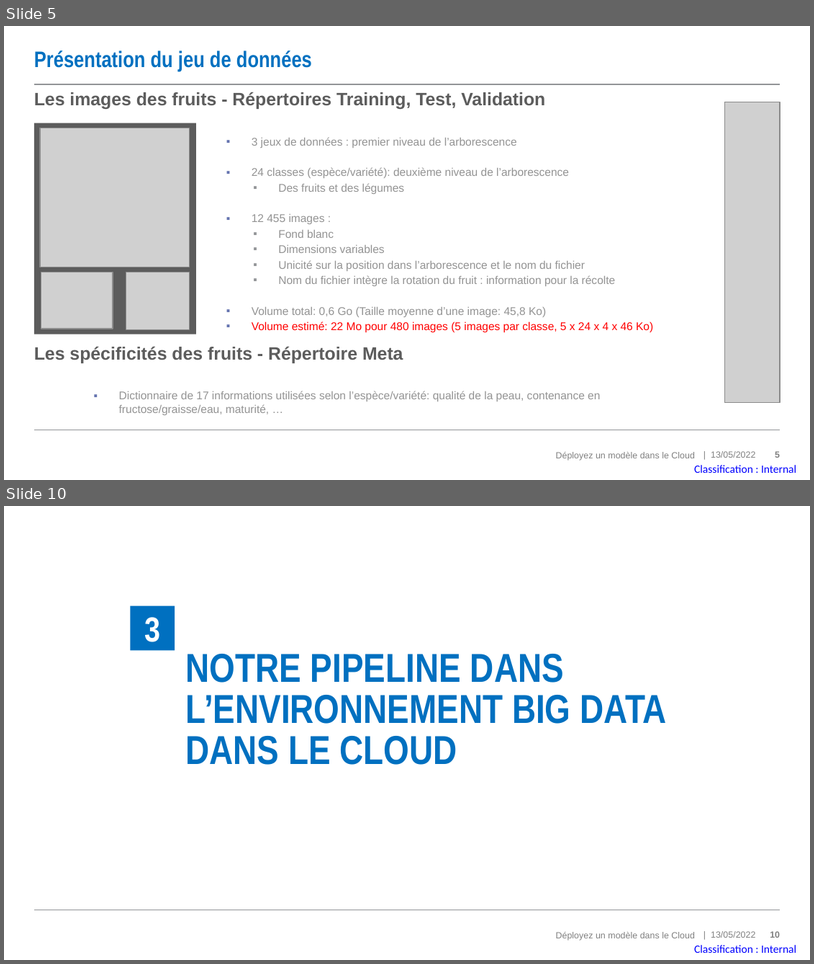
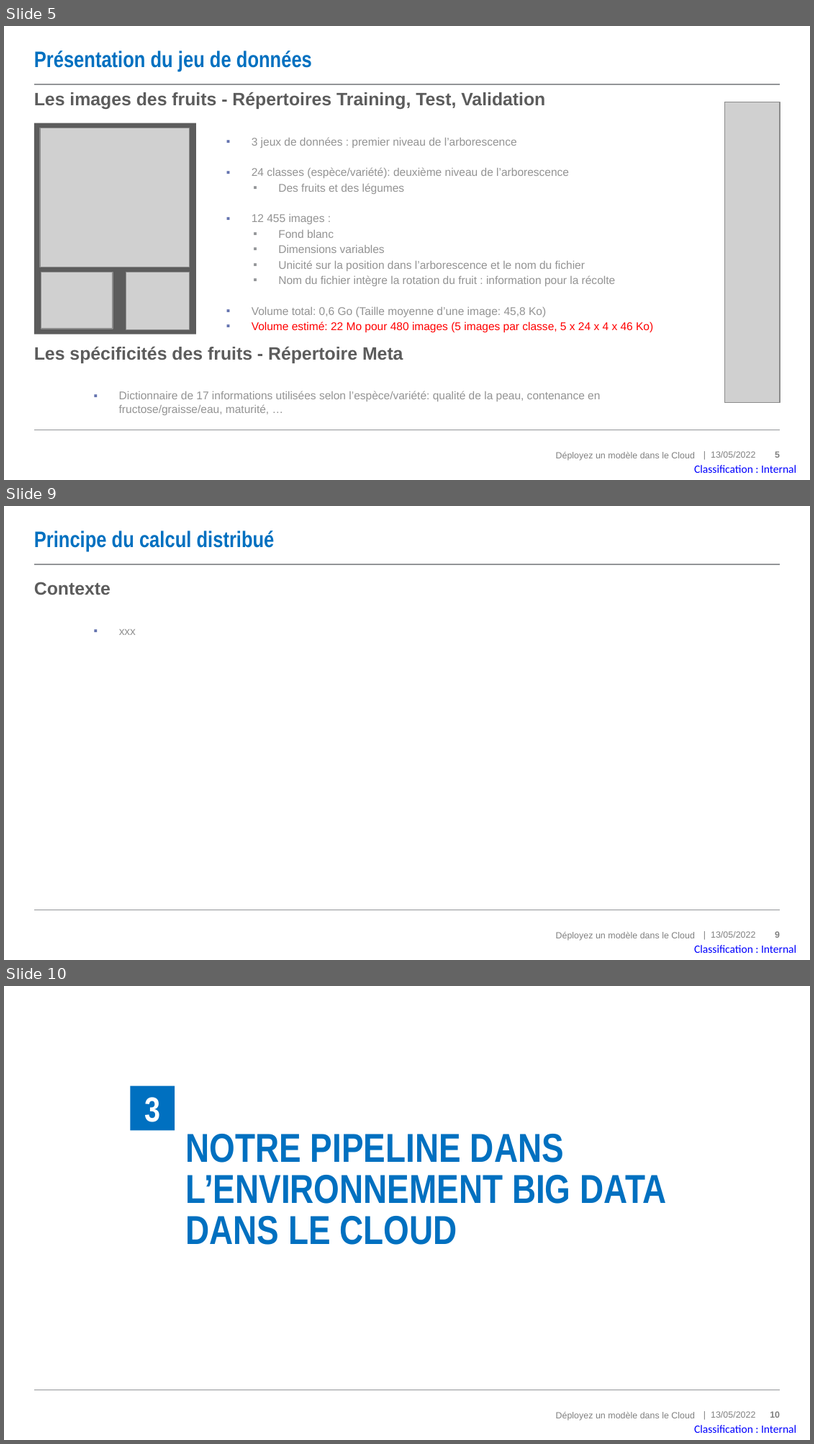
Before and after one commit to MadesLaurence/OpenClassrooms-Fruits-Project-8-, a slide deck: P8_10_support.pptx. Shown one above the other, each under a label of ours: slides 5 and 10 before the commit, slides 5, 9 and 10 after it; the slides between them are not shown. The pictures are 814x964 and 814x1444 pixels, drawn with LibreOffice and Linux fonts; fonts in the diff are those of the drawing; grey boxes stand for pictures. Boxes give left, top, right and bottom in pixels: in the first picture for what was removed or moved away, otherwise in the second. Text is boxed around its words. In the diff, an @@ line names an element or a change of style, - is before the commit and + after.

```diff
--- a/P8_10_support.pptx
+++ b/P8_10_support.pptx
@@ slide 9 added at (4, 506, 810, 960), background #FFFFFF; not listed: 6 template elements that a slide beside it also shows @@
@@ title added at (34, 530, 275, 551), 20 pt, text #0070C0, bold @@
+Principe du calcul distribué
@@ text added at (34, 582, 136, 635), 16 pt, text #5C5C5C, bold @@
+  Contexte
+    ▪ xxx
```
Also in this commit, not shown: 9 slides changed, 1 other slide added, 1 slide removed, 1 other file.
